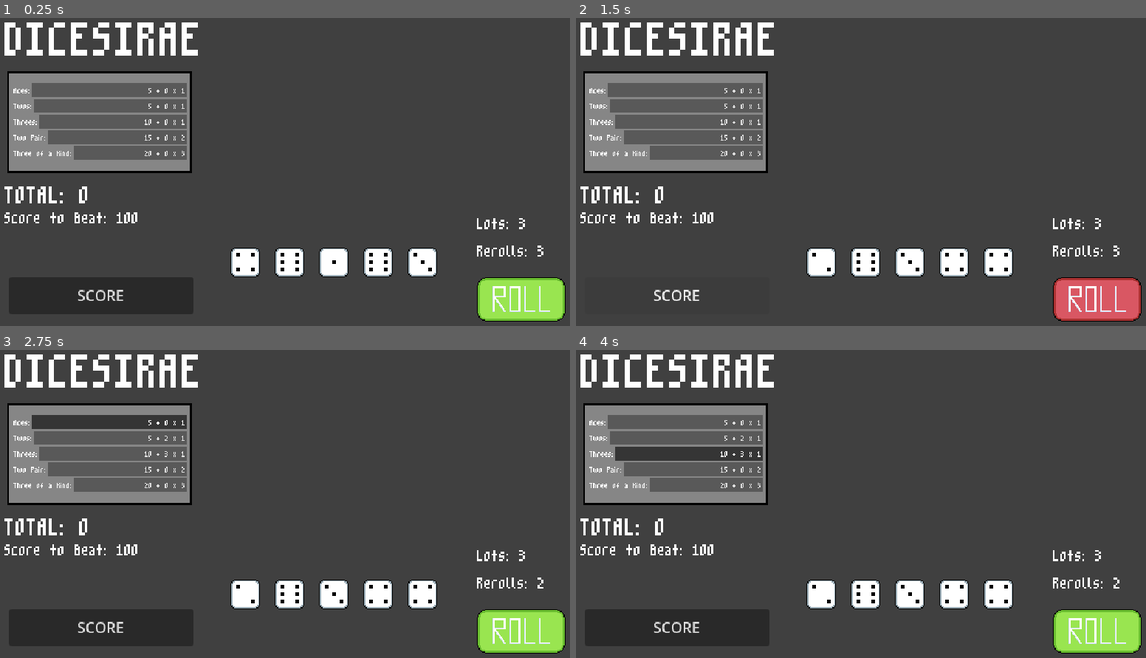
Above: before the commit, frames 1-4 (two rows, left to right).
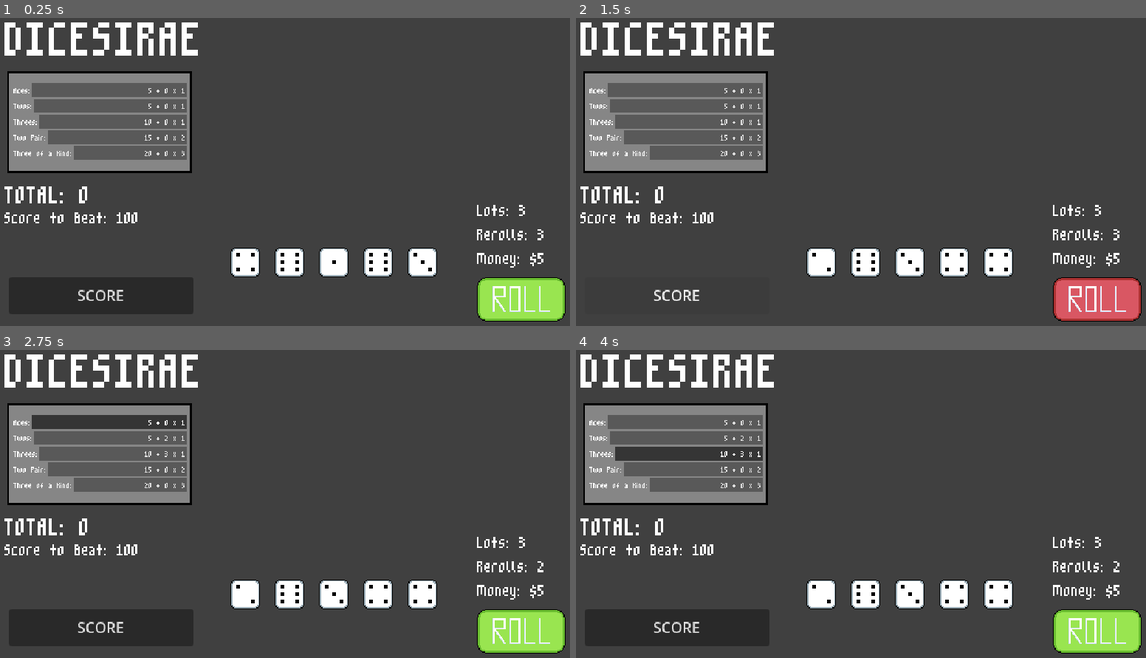
Above: after the commit, the same moments.

Repository: xander6424/DICESIRAE
Game: Godot game, scene res://scenes/main.tscn
Two runs of this game, one before a commit and one after it. Both use one fixed random seed, a clock stepped at 60 frames per second and the inputs below.
Inputs (mouse positions are in pixels of both pictures, inside the frame that each line leads up to):
- Up to frame 1 (0.25 s): no input
- Up to frame 2 (1.5 s): click (1094, 298) at 0.5 s; click "SCORE" at 1.25 s
- Up to frame 3 (2.75 s): click "5 + 0 x 1" at 2 s
- Up to frame 4 (4 s): click "5 + 2 x 1" at 2.75 s; click "10 + 3 x 1" at 3.5 s

The runs differ from the first frame. In frame 1, 0.5% of the frame differs, in the area x 83-96%, y 60-82%; in frame 2, 0.5%; in frame 3, 0.5%; in frame 4, 0.5%.

Commit message:
Shop UI & Money Label
Arranged the Shop UI and added a label to track money.

Diff:
--- a/scenes/main.tscn
+++ b/scenes/main.tscn
@@ -40,9 +40,9 @@
 [node name="Lots" type="Label" parent="." unique_id=2012264648]
 unique_name_in_owner = true
 offset_left = 528.0
-offset_top = 222.0
+offset_top = 208.0
 offset_right = 590.0
-offset_bottom = 248.0
+offset_bottom = 234.0
 theme_override_fonts/font = ExtResource("2_tipki")
 theme_override_font_sizes/font_size = 32
 text = "Lots: "
@@ -50,12 +50,22 @@
 [node name="Rerolls" type="Label" parent="." unique_id=1891017188]
 unique_name_in_owner = true
 offset_left = 528.0
-offset_top = 252.0
+offset_top = 234.0
 offset_right = 594.0
-offset_bottom = 278.0
+offset_bottom = 260.0
 theme_override_fonts/font = ExtResource("2_tipki")
 theme_override_font_sizes/font_size = 32
 text = "Rerolls: "
+
+[node name="Money" type="Label" parent="." unique_id=1964803275]
+unique_name_in_owner = true
+offset_left = 528.0
+offset_top = 260.0
+offset_right = 590.0
+offset_bottom = 286.0
+theme_override_fonts/font = ExtResource("2_tipki")
+theme_override_font_sizes/font_size = 32
+text = "Money: "
 
 [node name="Total" type="Label" parent="." unique_id=200728729]
 unique_name_in_owner = true
--- a/scenes/shop.tscn
+++ b/scenes/shop.tscn
@@ -1,4 +1,13 @@
 [gd_scene format=3 uid="uid://digpfyk77xf68"]
+
+[ext_resource type="FontFile" uid="uid://dife3qiih4s8x" path="res://assets/m3x6.ttf" id="1_lx5au"]
+
+[sub_resource type="StyleBoxFlat" id="StyleBoxFlat_bdmwb"]
+border_width_left = 3
+border_width_top = 3
+border_width_right = 3
+border_width_bottom = 3
+border_color = Color(0, 0, 0, 1)
 
 [node name="Shop" type="Control" unique_id=1416667480]
 layout_mode = 3
@@ -6,5 +15,39 @@
 
 [node name="PanelContainer" type="PanelContainer" parent="." unique_id=1433349288]
 layout_mode = 0
-offset_right = 40.0
-offset_bottom = 40.0
+offset_right = 200.0
+offset_bottom = 300.0
+theme_override_styles/panel = SubResource("StyleBoxFlat_bdmwb")
+
+[node name="MarginContainer" type="MarginContainer" parent="PanelContainer" unique_id=159889567]
+layout_mode = 2
+theme_override_constants/margin_left = 5
+theme_override_constants/margin_top = 5
+theme_override_constants/margin_right = 5
+theme_override_constants/margin_bottom = 5
+
+[node name="VBoxContainer" type="VBoxContainer" parent="PanelContainer/MarginContainer" unique_id=811411592]
+layout_mode = 2
+
+[node name="Label" type="Label" parent="PanelContainer/MarginContainer/VBoxContainer" unique_id=555337154]
+layout_mode = 2
+theme_override_fonts/font = ExtResource("1_lx5au")
+theme_override_font_sizes/font_size = 64
+text = "SHOP"
+horizontal_alignment = 1
+vertical_alignment = 1
+
+[node name="Button" type="Button" parent="PanelContainer/MarginContainer/VBoxContainer" unique_id=708687829]
+layout_mode = 2
+size_flags_vertical = 3
+text = "RANDOM GAME PIECE"
+
+[node name="Button2" type="Button" parent="PanelContainer/MarginContainer/VBoxContainer" unique_id=1166547829]
+layout_mode = 2
+size_flags_vertical = 3
+text = "UPGRADE CATEGORY"
+
+[node name="Button3" type="Button" parent="PanelContainer/MarginContainer/VBoxContainer" unique_id=331295347]
+layout_mode = 2
+size_flags_vertical = 3
+text = "MODIFY DICE"
--- a/scripts/global.gd
+++ b/scripts/global.gd
@@ -5,10 +5,12 @@
 
 const STARTING_LOTS: int = 3
 const STARTING_REROLLS: int = 3
+const STARTING_MONEY: int = 5
 const ROLL_DURATION: float = 0.8
 
 var lots: int = STARTING_LOTS
 var rerolls: int = STARTING_REROLLS
+var money: int = STARTING_MONEY
 var grand_total: int = 0
 var score_to_beat: int = 100 # Change to an array? How does score scaling work?
 
--- a/scripts/main.gd
+++ b/scripts/main.gd
@@ -31,6 +31,7 @@
 		# Manages win condition
 		if Global.grand_total >= Global.score_to_beat:
 			Global.round_won = true
+			roll_button.disabled = true
 			_change_scene_status(Global.round_won)
 		elif Global.lots <= 0:
 			_change_scene_status(Global.round_won)
@@ -40,11 +41,11 @@
 
 func _change_scene_status(round_won: bool) -> void:
 	if round_won:
-		# Load the shop scene
 		print("WIN!!!")
 
+		# Load the shop scene to the main scene
 		var shop_instance: Control = Global.SHOP_SCENE.instantiate()
-		shop_instance.position = Vector2(100, 0)
+		shop_instance.position = Vector2(273, 25)
 		get_tree().current_scene.add_child(shop_instance)
 	else:
 		# Load the game over scene
--- a/scripts/scorecard.gd
+++ b/scripts/scorecard.gd
@@ -5,6 +5,7 @@
 @onready var score_button: Button = %ScoreButton
 @onready var lots_label: Label = %Lots
 @onready var reroll_label: Label = %Rerolls
+@onready var money_label: Label = %Money
 @onready var grand_total_label: Label = %Total
 @onready var total_to_beat_label: Label = %TotalToBeat
 @onready var category_label_list = [%CategoryLabel1, %CategoryLabel2, %CategoryLabel3, %CategoryLabel4, %CategoryLabel5]
@@ -68,6 +69,7 @@
 func _update_labels() -> void:
 	lots_label.text = "Lots: " + str(Global.lots)
 	reroll_label.text = "Rerolls: " + str(Global.rerolls)
+	money_label.text = "Money: $" + str(Global.money)
 	grand_total_label.text = "TOTAL: " + str(Global.grand_total)
 	total_to_beat_label.text = "Score to Beat: " + str(Global.score_to_beat) # Change?
 
